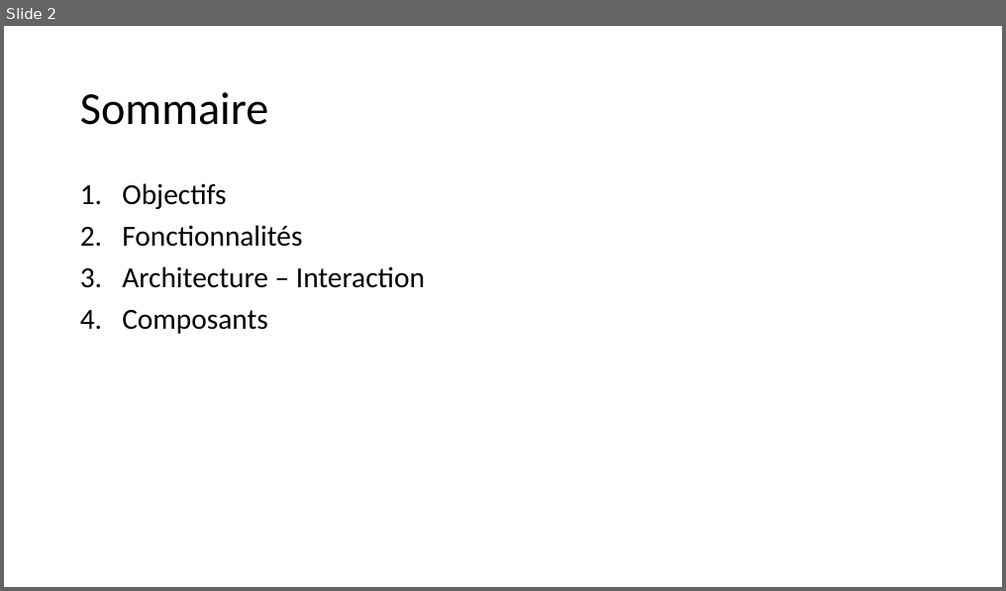
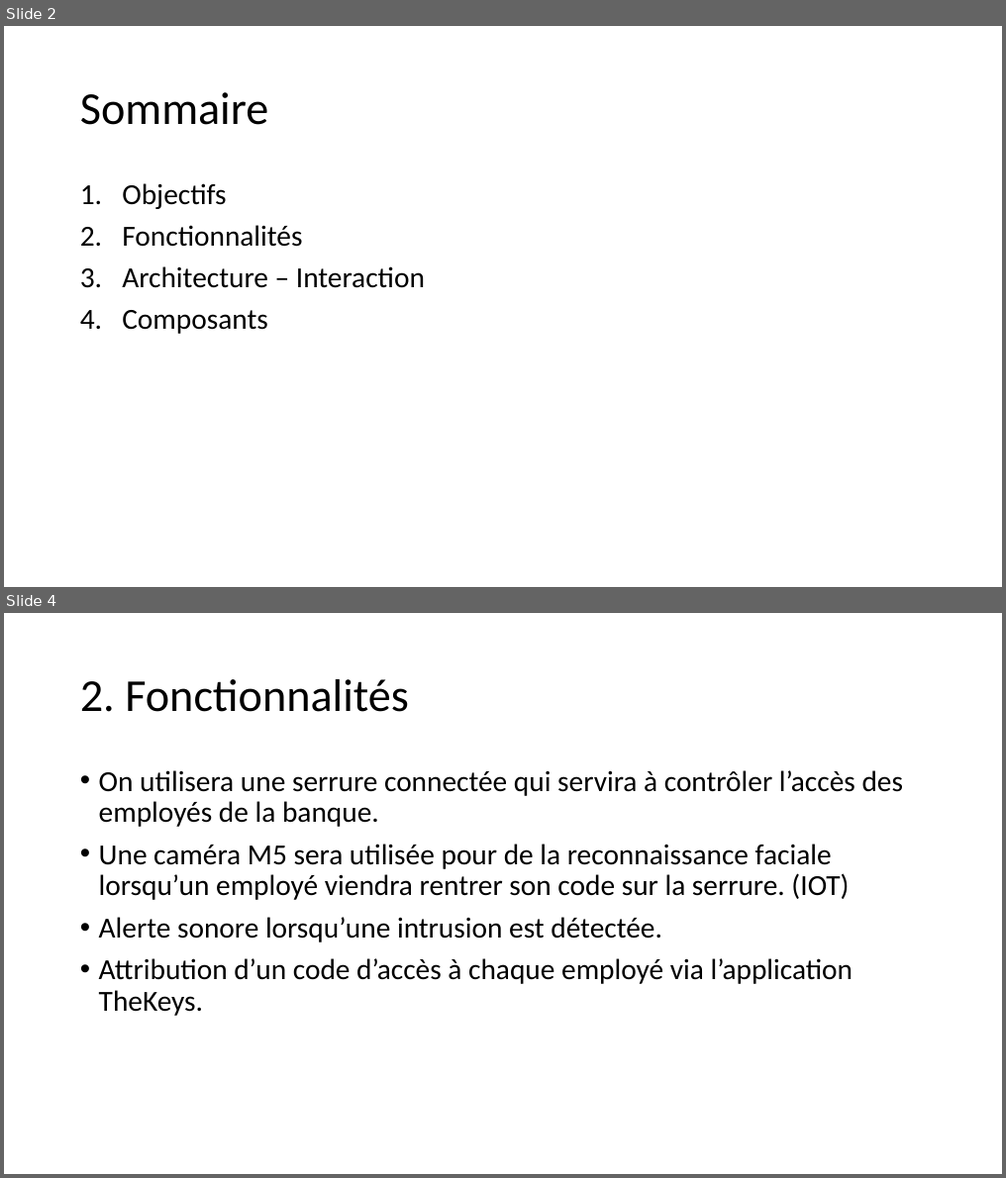
Before and after one commit to mapfra/lpiotia2022_GestionAccesBatiment, a slide deck: Gestion d’accès au batiment.pptx. Shown one above the other, each under a label of ours: slide 2 before the commit, slides 2 and 4 after it; the slides between them are not shown. The pictures are 1006x591 and 1006x1178 pixels, drawn with LibreOffice and Linux fonts; fonts in the diff are those of the drawing. Boxes give left, top, right and bottom in pixels: in the first picture for what was removed or moved away, otherwise in the second. Text is boxed around its words. In the diff, an @@ line names an element or a change of style, - is before the commit and + after.

```diff
--- a/Gestion d’accès au batiment.pptx
+++ b/Gestion d’accès au batiment.pptx
@@ slide 4 added at [4, 613, 1002, 1174], background #FFFFFF @@
@@ title added at [80, 679, 409, 712], 44 pt, text #000000 @@
+2. Fonctionnalités
@@ text added at [99, 770, 904, 1016], 28 pt, text #000000 @@
+• On utilisera une serrure connectée qui servira à contrôler l’accès des employés de la banque.
+• Une caméra M5 sera utilisée pour de la reconnaissance faciale lorsqu’un employé viendra rentrer son code sur la serrure. (IOT)
+• Alerte sonore lorsqu’une intrusion est détectée.
+• Attribution d’un code d’accès à chaque employé via l’application TheKeys.
```
Also in this commit, not shown: 1 slide changed, 3 other slides added.
